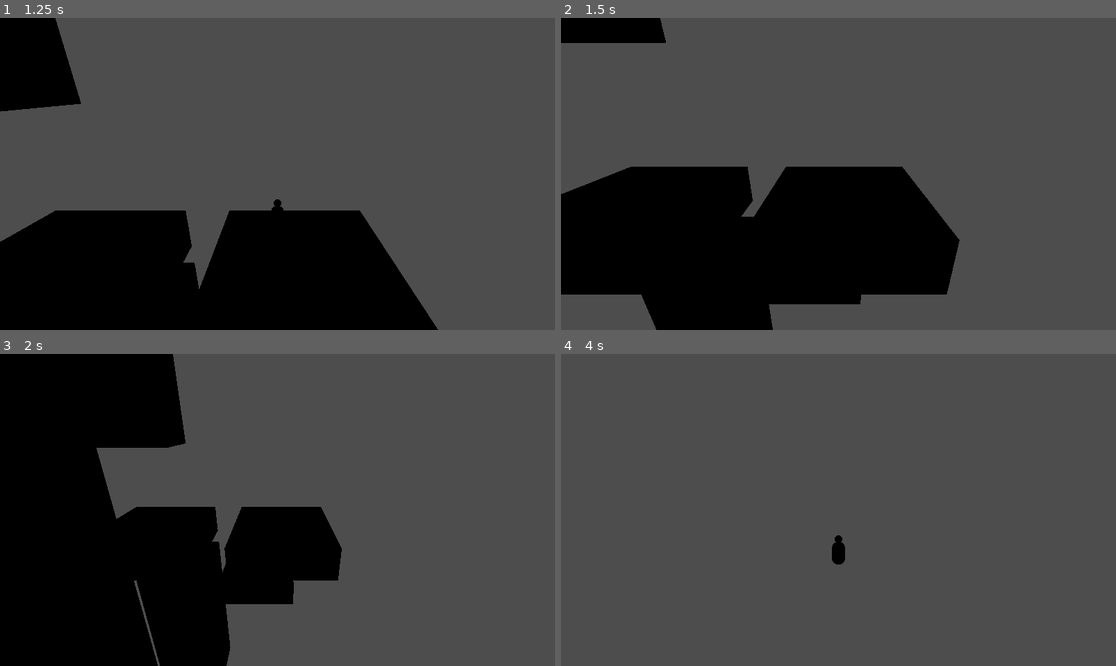
Above: before the commit, frames 1-4 (two rows, left to right).
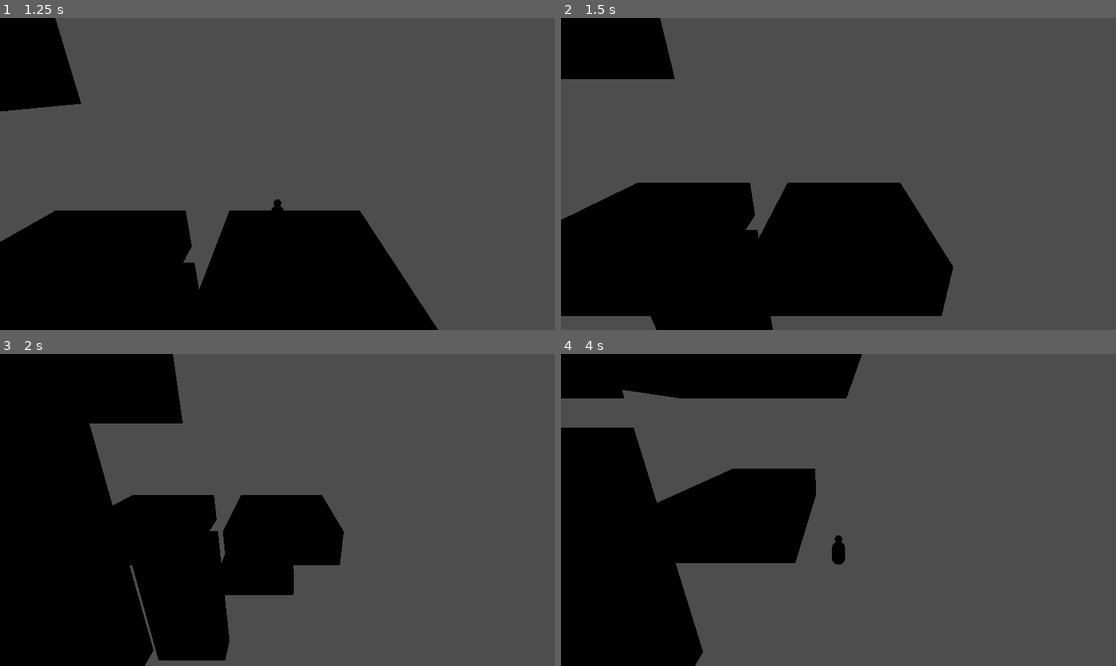
Above: after the commit, the same moments.

Repository: GunterJr/game-jam-feb
Game: Godot game, scene res://scenes/areas/movement-testing.tscn
The game is run twice, just before and just after one commit, with the same random seed, the same clock (stepped at 60 frames per second) and the same inputs.
Inputs:
- Up to frame 1 (1.25 s): tap Enter (ui_accept) at 0.5 s; hold Right (ui_right) from 0.53 s (still down); hold Enter (ui_accept) from 0.53 s (still down)
- Up to frame 2 (1.5 s): release Right (ui_right) at 1.28 s; release Enter (ui_accept) at 1.28 s; hold Down (ui_down) from 1.28 s (still down); tap Enter (ui_accept) at 1.35 s
- Up to frame 3 (2 s): keep holding Down (ui_down); tap Enter (ui_accept) at 1.52, 1.82 s
- Up to frame 4 (4 s): release Down (ui_down) at 2.03 s; hold Right (ui_right) 2.03-2.78 s; hold Enter (ui_accept) 2.03-2.78 s; hold Up (ui_up) 2.78-3.53 s; tap Enter (ui_accept) at 2.85, 3.02, 3.32 s; hold Left (ui_left) from 3.53 s (still down); hold Enter (ui_accept) from 3.53 s (still down)

Frame 1 is identical in both runs. In frame 2, 9.5% of the frame differs, in the area x 0-72%, y 8-96%; in frame 3, 4.1%; in frame 4, 30%, in the area x 0-55%, y 0-100%.

Commit message:
benson can fly

Diff:
--- a/scripts/benson.gd
+++ b/scripts/benson.gd
@@ -2,7 +2,10 @@
 
 @export var speed : float = 5.0
 @export var jump_velocity: float = 4.5
+@export var flight_velocity: float = 1
+@export var flight_time: float = 1.0
 var flying : bool = false
+var current_flight_time: float = 0
 
 func _physics_process(delta: float) -> void:
 	# Add the gravity.
@@ -12,6 +15,16 @@
 	# Handle jump.
 	if Input.is_action_just_pressed("ui_accept") and is_on_floor():
 		velocity.y = jump_velocity
+		flying = false
+
+	# Handle flight.
+	if is_on_floor():
+		current_flight_time = 0
+	if Input.is_action_just_released("ui_accept"):
+		flying = true
+	if Input.is_action_pressed("ui_accept") and !is_on_floor() and current_flight_time < flight_time and flying:
+		velocity.y = flight_velocity
+		current_flight_time += delta
 
 	# Get the input direction and handle the movement/deceleration.
 	# As good practice, you should replace UI actions with custom gameplay actions.
